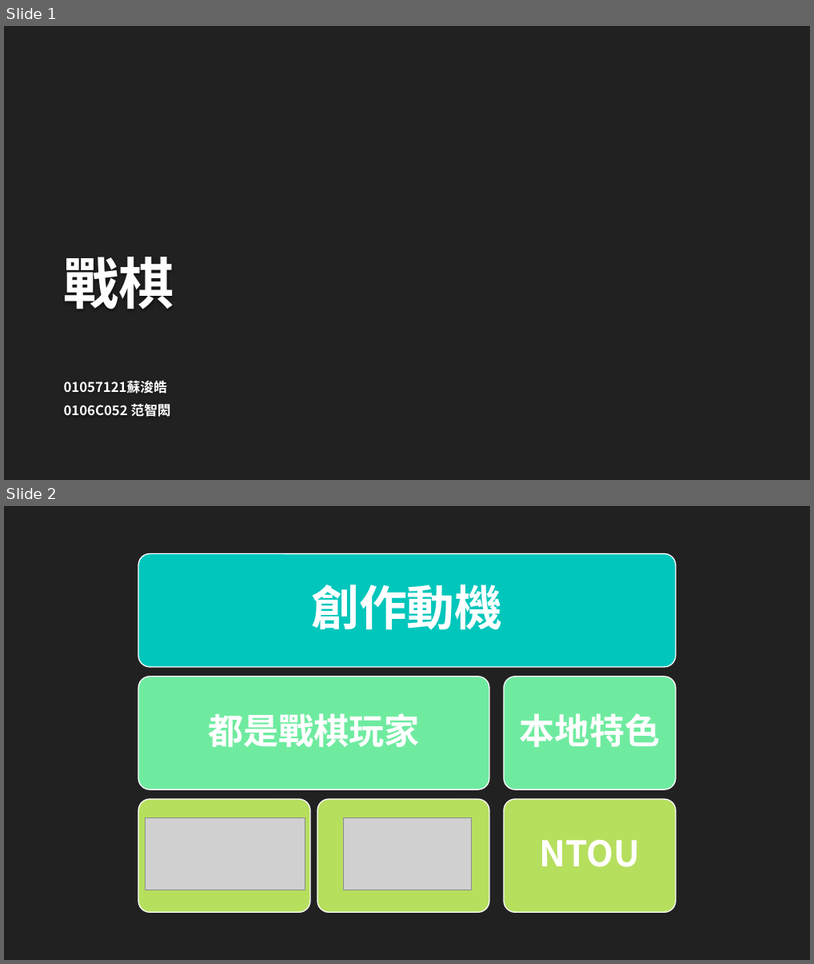
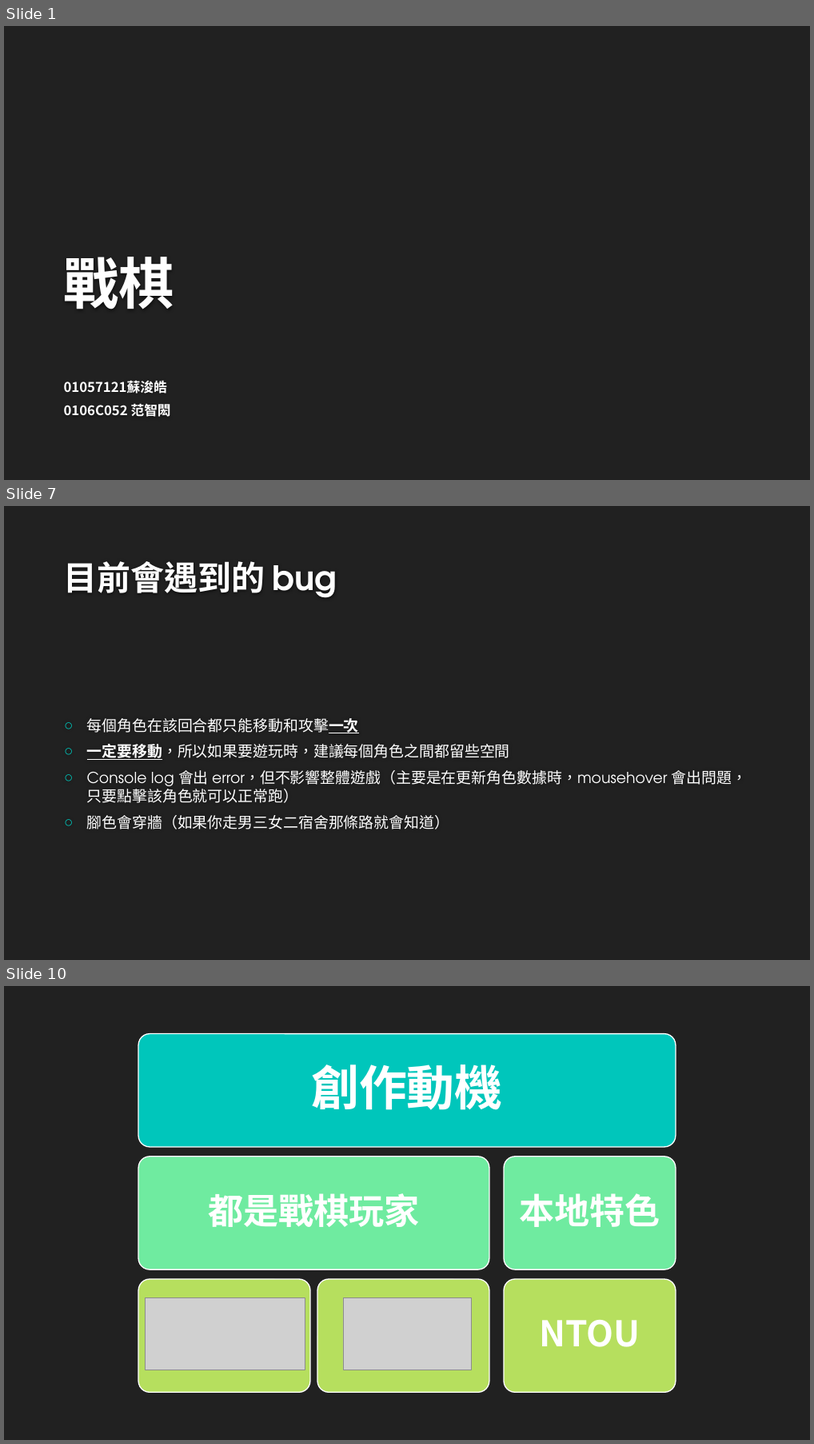
Before and after one commit to R1Vix/tRPG, a slide deck: 說明.pptx. Shown one above the other, each under a label of ours: slides 1 and 2 before the commit, slides 1, 7 and 10 after it; the slides between them are not shown. The pictures are 814x964 and 814x1444 pixels, drawn with LibreOffice and Linux fonts; fonts in the diff are those of the drawing; grey boxes stand for pictures; background and template pictures are left out. Boxes give left, top, right and bottom in pixels: in the first picture for what was removed or moved away, otherwise in the second. Text is boxed around its words. In the diff, an @@ line names an element or a change of style, - is before the commit and + after.

```diff
--- a/說明.pptx
+++ b/說明.pptx
@@ slide 7 added at <box>4,506,810,960</box>, background #212121 @@
@@ title added at <box>64,561,338,598</box>, 40 pt, text #FEFEFE, bold @@
+目前會遇到的 bug
@@ text added at <box>87,718,747,829</box>, 18 pt, text #FFFFFF @@
+○ 每個角色在該回合都只能移動和攻擊一次
+○ 一定要移動，所以如果要遊玩時，建議每個角色之間都留些空間
+○ Console log 會出 error，但不影響整體遊戲（主要是在更新角色數據時，mousehover 會出問題，只要點擊該角色就可以正常跑）
+○ 腳色會穿牆（如果你走男三女二宿舍那條路就會知道）
@@ what was slide 2 is now slide 10 @@
```
Also in this commit, not shown: 1 slide changed, 7 other slides added, 1 slide removed.
